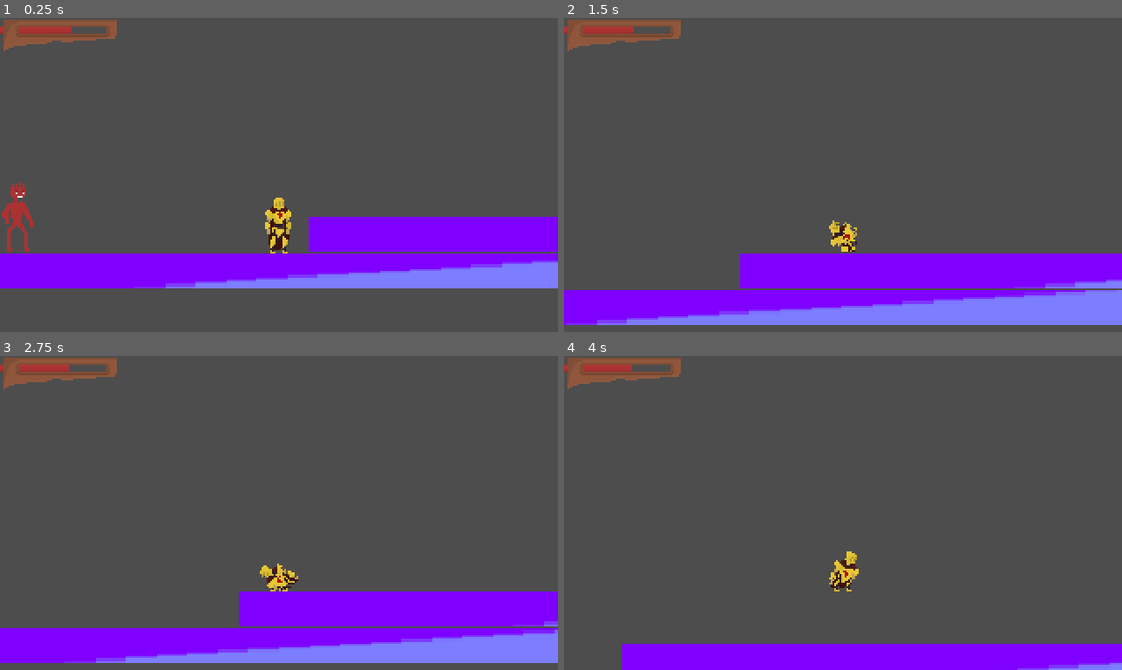
Above: before the commit, frames 1-4 (two rows, left to right).
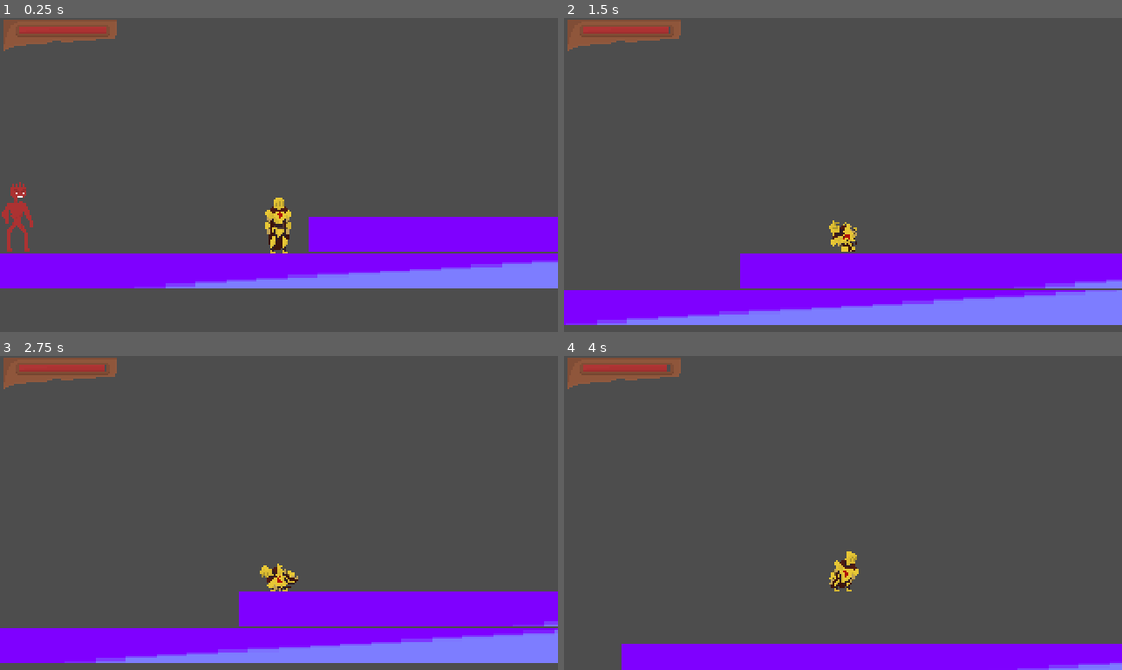
Above: after the commit, the same moments.

Repository: AyeAreEm/ostracised
Game: Godot game, scene res://scenes/node_2d.tscn
The game is run twice, just before and just after one commit, with the same random seed, the same clock (stepped at 60 frames per second) and the same inputs.
Inputs:
- Up to frame 1 (0.25 s): no input
- Up to frame 2 (1.5 s): tap Enter (ui_accept) at 0.5 s; hold Shift (sprint) 0.53-1.28 s; hold D (right) from 0.53 s (still down); tap Space (jump) at 0.77 s; tap K (dev_take_damage) at 1.35 s
- Up to frame 3 (2.75 s): tap Space (jump) at 1.52 s; tap Shift (sprint) at 1.55 s; release D (right) at 2.03 s; hold A (left) from 2.03 s (still down); hold Shift (sprint) from 2.03 s (still down)
- Up to frame 4 (4 s): release A (left) at 2.78 s; release Shift (sprint) at 2.78 s; hold D (right) from 2.78 s (still down); tap Shift (sprint) at 2.85 s; tap Space (jump) at 3.02, 3.77 s; hold Shift (sprint) from 3.53 s (still down); tap K (dev_take_damage) at 3.6 s

The runs differ from the first frame. In frame 1, 0.2% of the frame differs, in the area x 0-20%, y 2-5%; in frame 2, 0.2%; in frame 3, 0.2%; in frame 4, 0.2%.

Commit message:
shitty basic pause menu

Diff:
--- a/player/player.gd
+++ b/player/player.gd
@@ -9,6 +9,7 @@
 @export var JUMP_VELOCITY = -235
 
 var CURRENT_SPEED = WALK_SPEED
+var paused = false
 
 # Get the gravity from the project settings to be synced with RigidBody nodes.
 var gravity = ProjectSettings.get_setting("physics/2d/default_gravity")
@@ -26,8 +27,18 @@
 	print("you died")
 
 func handle_roll():
-		$AnimationSpriteSheet/AnimationPlayer.stop()
-		$AnimationSpriteSheet/AnimationPlayer.play("roll_animation")
+	$AnimationSpriteSheet/AnimationPlayer.stop()
+	$AnimationSpriteSheet/AnimationPlayer.play("roll_animation")
+
+func handle_pause_menu():
+	if paused:
+		$Camera2D/PauseMenu.hide()
+		Engine.time_scale = 1
+	else:
+		$Camera2D/PauseMenu.show()
+		Engine.time_scale = 0
+
+	paused = !paused
 
 func dev_testing():
 	if Input.is_action_just_pressed("dev_take_damage"):
@@ -39,7 +50,7 @@
 
 	# this quits the game, will change to be the menu
 	if Input.is_action_just_pressed("menu"):
-		get_tree().quit()
+		handle_pause_menu()
 
 	if Input.is_action_just_pressed("sprint") and is_on_floor():
 		CURRENT_SPEED = RUN_SPEED
--- a/player/player.tscn
+++ b/player/player.tscn
@@ -1,9 +1,10 @@
-[gd_scene load_steps=11 format=3 uid="uid://qghrutf8knne"]
+[gd_scene load_steps=12 format=3 uid="uid://qghrutf8knne"]
 
 [ext_resource type="Script" path="res://player/player.gd" id="1_xcupb"]
 [ext_resource type="Texture2D" uid="uid://ca08bcbd7l61v" path="res://assets/kinsguard_player_roll_and_idle.png" id="2_k00mt"]
 [ext_resource type="Resource" uid="uid://e0jeabm8fv5e" path="res://player/player_stats.tres" id="2_t6gjy"]
 [ext_resource type="Texture2D" uid="uid://bcar5u04lqvv6" path="res://assets/test_health_bar.png" id="4_c7xua"]
+[ext_resource type="PackedScene" uid="uid://cwscm5eb5oqgh" path="res://scenes/pause_menu.tscn" id="4_ct1vh"]
 [ext_resource type="Texture2D" uid="uid://c0f5n1vaik7gq" path="res://assets/test_health_border.png" id="5_woimo"]
 
 [sub_resource type="CapsuleShape2D" id="CapsuleShape2D_hcxbh"]
@@ -95,4 +96,11 @@
 position = Vector2(-126, -79)
 texture = ExtResource("5_woimo")
 
+[node name="PauseMenu" parent="CharacterBody2D/Camera2D" instance=ExtResource("4_ct1vh")]
+visible = false
+offset_left = -33.0
+offset_top = -33.0
+offset_right = -33.0
+offset_bottom = -33.0
+
 [connection signal="animation_finished" from="CharacterBody2D/AnimationSpriteSheet/AnimationPlayer" to="CharacterBody2D" method="_on_animation_player_animation_finished"]
--- a/scenes/node_2d.tscn
+++ b/scenes/node_2d.tscn
@@ -11,8 +11,8 @@
 [node name="StaticBody2D" parent="StaticBody2D" instance=ExtResource("1_hsp3b")]
 position = Vector2(257, -21)
 
-[node name="Node2D" parent="." instance=ExtResource("1_ynqtu")]
+[node name="EnemyPlaceholder" parent="." instance=ExtResource("3_oj1pt")]
+position = Vector2(-12, 138)
+
+[node name="Player" parent="." instance=ExtResource("1_ynqtu")]
 position = Vector2(136, 143)
-
-[node name="Node2D2" parent="." instance=ExtResource("3_oj1pt")]
-position = Vector2(-12, 138)
--- /dev/null
+++ b/scenes/pause_menu.gdshader
@@ -0,0 +1,18 @@
+shader_type canvas_item;
+
+uniform sampler2D screen_texture: hint_screen_texture, filter_linear_mipmap;
+uniform float amount: hint_range(0.0, 5.0);
+
+void vertex() {
+	// Called for every vertex the material is visible on.
+}
+
+void fragment() {
+	vec4 colour = textureLod(screen_texture, SCREEN_UV, amount);
+	COLOR = colour;
+}
+
+//void light() {
+	// Called for every pixel for every light affecting the CanvasItem.
+	// Uncomment to replace the default light processing function with this one.
+//}
--- /dev/null
+++ b/scenes/pause_menu.tscn
@@ -0,0 +1,42 @@
+[gd_scene load_steps=4 format=3 uid="uid://cwscm5eb5oqgh"]
+
+[ext_resource type="Script" path="res://scripts/pause_menu.gd" id="1_f6rmq"]
+[ext_resource type="Shader" path="res://scenes/pause_menu.gdshader" id="2_vg8c7"]
+
+[sub_resource type="ShaderMaterial" id="ShaderMaterial_f5y5u"]
+shader = ExtResource("2_vg8c7")
+shader_parameter/amount = 2.0
+
+[node name="PauseMenu" type="Control"]
+layout_mode = 3
+anchors_preset = 0
+script = ExtResource("1_f6rmq")
+
+[node name="ColorRect" type="ColorRect" parent="."]
+material = SubResource("ShaderMaterial_f5y5u")
+layout_mode = 0
+offset_left = -126.0
+offset_top = -59.0
+offset_right = 194.0
+offset_bottom = 121.0
+
+[node name="MarginContainer" type="MarginContainer" parent="."]
+layout_mode = 0
+offset_right = 40.0
+offset_bottom = 40.0
+
+[node name="VBoxContainer" type="VBoxContainer" parent="MarginContainer"]
+layout_mode = 2
+
+[node name="Resume" type="Button" parent="MarginContainer/VBoxContainer"]
+layout_mode = 2
+text = "Resume
+"
+
+[node name="Quit" type="Button" parent="MarginContainer/VBoxContainer"]
+layout_mode = 2
+text = "Quit
+"
+
+[connection signal="pressed" from="MarginContainer/VBoxContainer/Resume" to="." method="_on_resume_pressed"]
+[connection signal="pressed" from="MarginContainer/VBoxContainer/Quit" to="." method="_on_quit_pressed"]
--- /dev/null
+++ b/scripts/pause_menu.gd
@@ -0,0 +1,9 @@
+extends Control
+
+@onready var player = $"../.."
+
+func _on_resume_pressed():
+	player.handle_pause_menu()
+
+func _on_quit_pressed():
+	get_tree().quit()
